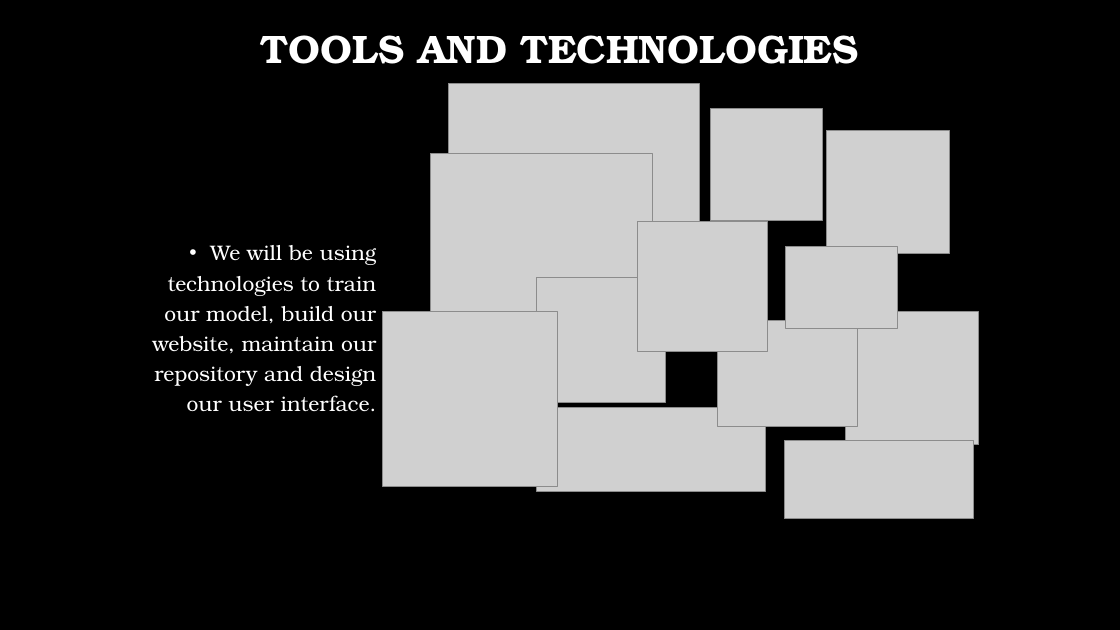
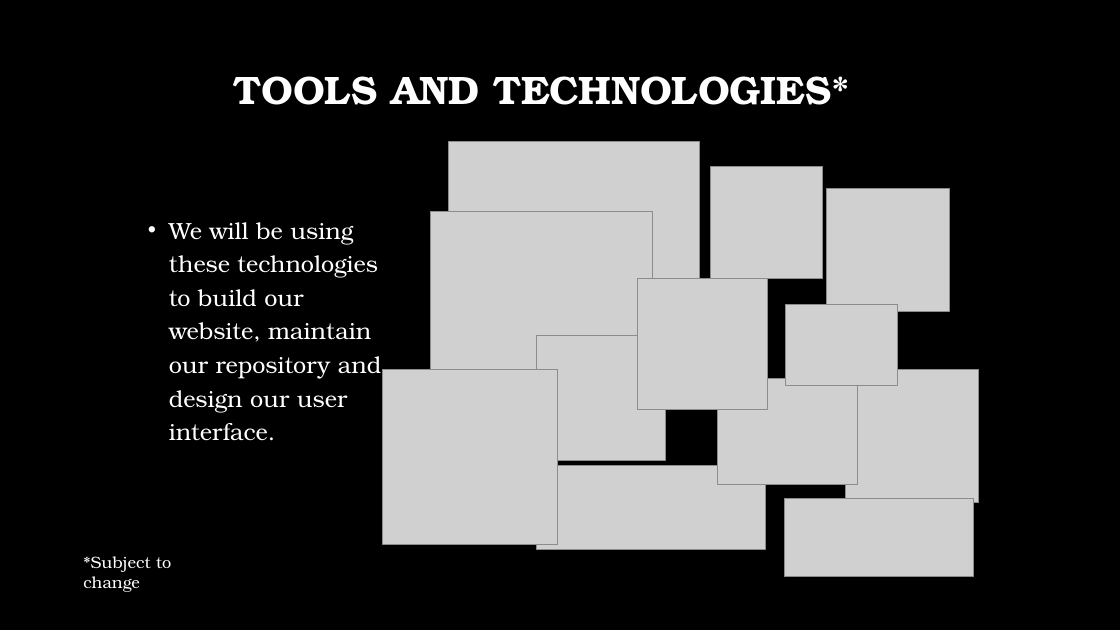
Before and after one commit to aimanahmedmoin1997/FinalYearProject, a slide deck: slide 6 of Kaavish Evaluation I/Evaluation I.pptx. Drawn at 1120x630 pixels with LibreOffice and Linux fonts; fonts in the diff are those of the drawing; grey boxes stand for pictures; background and template pictures are left out. Boxes give left, top, right and bottom in pixels: in the first picture for what was removed or moved away, otherwise in the second. Text is boxed around its words. In the diff, an @@ line names an element or a change of style, - is before the commit and + after.

```diff
--- a/Kaavish Evaluation I/Evaluation I.pptx
+++ b/Kaavish Evaluation I/Evaluation I.pptx
@@ text at <box>234,76,849,105</box>: text changed @@
-TOOLS AND TECHNOLOGIES
+TOOLS AND TECHNOLOGIES*
@@ text at <box>169,222,381,441</box>: text changed; size 18 to 20 pt @@
-• We will be using technologies to train our model, build our website, maintain our repository and design our user interface.
+• We will be using these technologies to build our website, maintain our repository and design our user interface.
@@ 9 pictures: place and size @@
-9 pictures at <box>383,108,979,519</box>
+9 pictures at <box>383,166,979,577</box>
@@ 3 pictures: place and size @@
-3 pictures at <box>449,84,765,492</box>
+3 pictures at <box>449,141,765,549</box>
@@ text added at <box>83,556,171,592</box>, 14 pt, text #FFFFFF @@
+*Subject to change
```
Also in this commit, not shown: 7 other slides changed, 1 other file.
